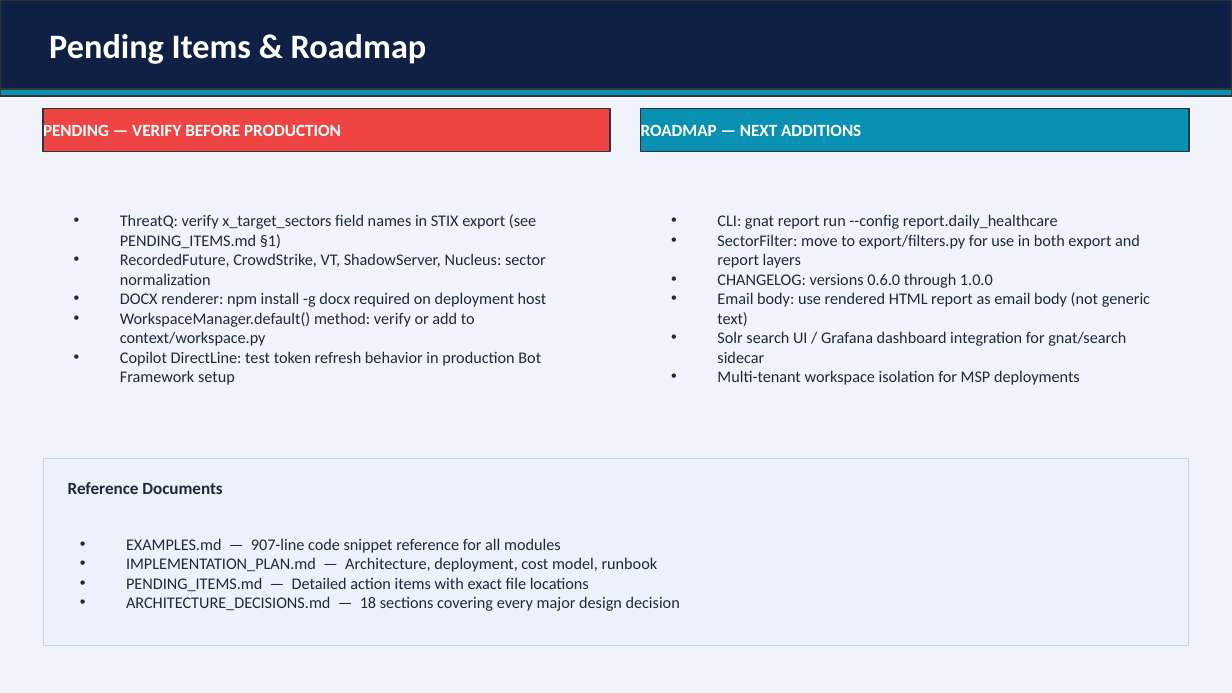
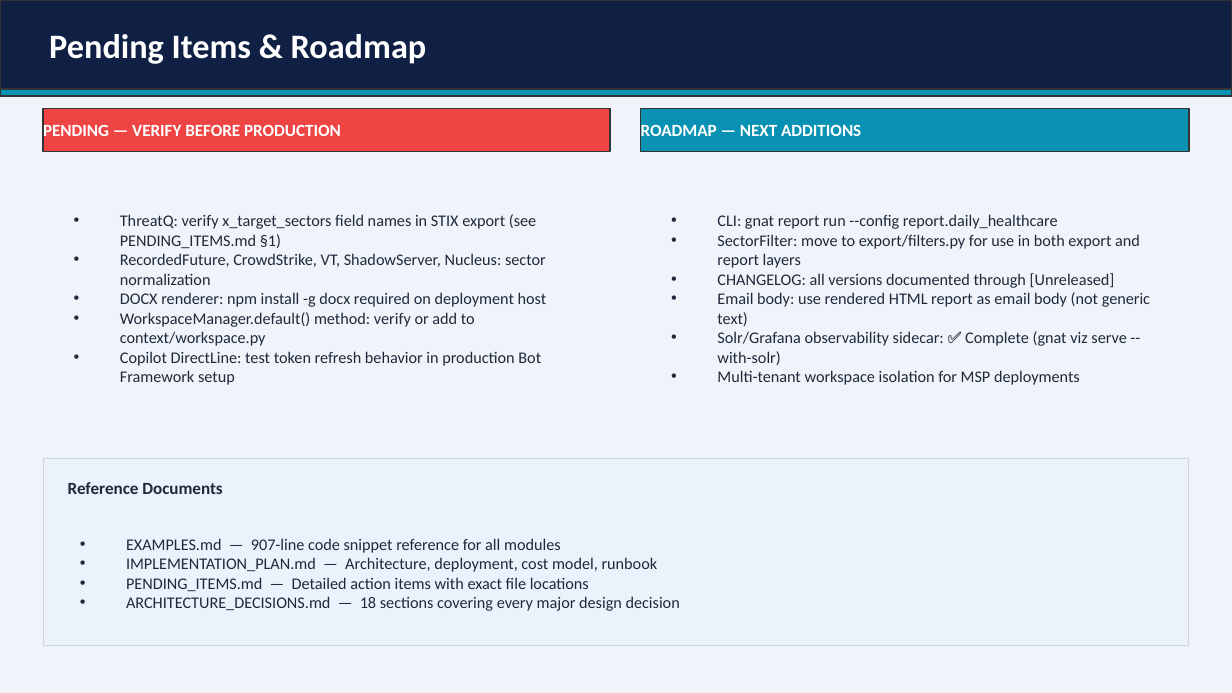
Before and after one commit to wrhalpin/GNAT, a slide deck: slide 26 of GNAT-Presentation.pptx (slide 18 before the commit). Drawn at 1232x693 pixels with LibreOffice and Linux fonts; fonts in the diff are those of the drawing. Boxes give left, top, right and bottom in pixels: in the first picture for what was removed or moved away, otherwise in the second. Text is boxed around its words. In the diff, an @@ line names an element or a change of style, - is before the commit and + after.

```diff
--- a/GNAT-Presentation.pptx
+++ b/GNAT-Presentation.pptx
@@ text at (717,273,1115,288): text changed @@
-• CHANGELOG: versions 0.6.0 through 1.0.0
+• CHANGELOG: all versions documented through [Unreleased]
@@ text at (717,331,1126,365): text changed @@
-• Solr search UI / Grafana dashboard integration for gnat/search sidecar
+• Solr/Grafana observability sidecar: ✅ Complete (gnat viz serve --with-solr)
```
Also in this commit, not shown: 4 other slides changed, 8 slides added, 3 other files.
